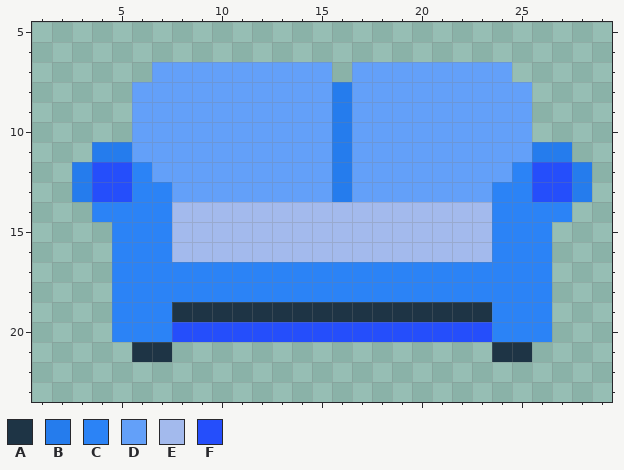
A pixel-art sprite gets an edit: traits/heads/head-sofa.png. The first picture shows the starting point.
The file is 32x32 pixels. Shown: x 1..29, y 5..23.
Palette (. is transparent): A #1e3445  B #257ced  C #2b83f6  D #63a0f9  E #a3baed  F #254efb
After:
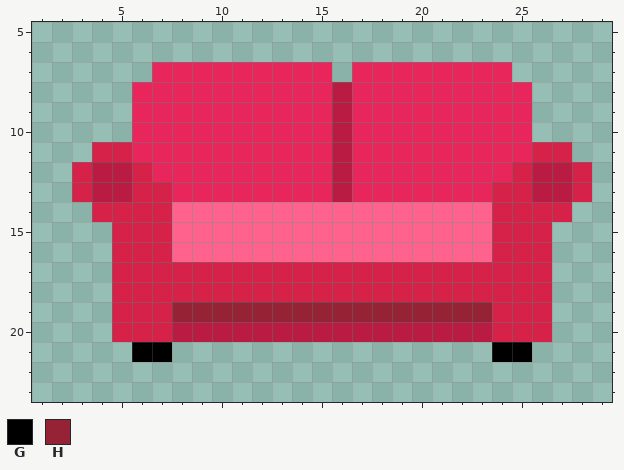
Colours new in this view: G #000000  H #962236
Message: pink couch
From old to new:
colour C: #2b83f6 -> #d62149
colour D: #63a0f9 -> #e9265c
colour E: #a3baed -> #ff638d
colour F: #254efb -> #b91b43
y 8..10: x 16 B -> F
y 11: x 4..5 BB -> CC; x 16 B -> F; x 26..27 BB -> CC
y 12..13: x 3 B -> C; x 16 B -> F; x 28 B -> C
y 19: x 8..23 AAAAAAAAAAAAAAAA -> HHHHHHHHHHHHHHHH
y 21: x 6..7 AA -> GG; x 24..25 AA -> GG
